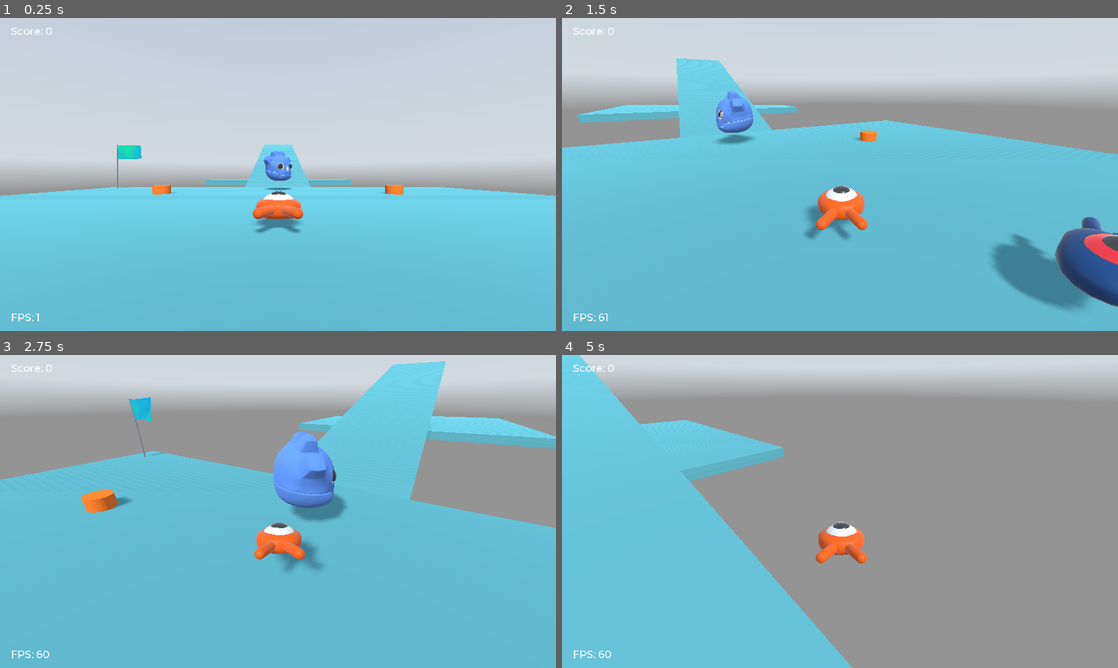
Above: before the commit, frames 1-4 (two rows, left to right).
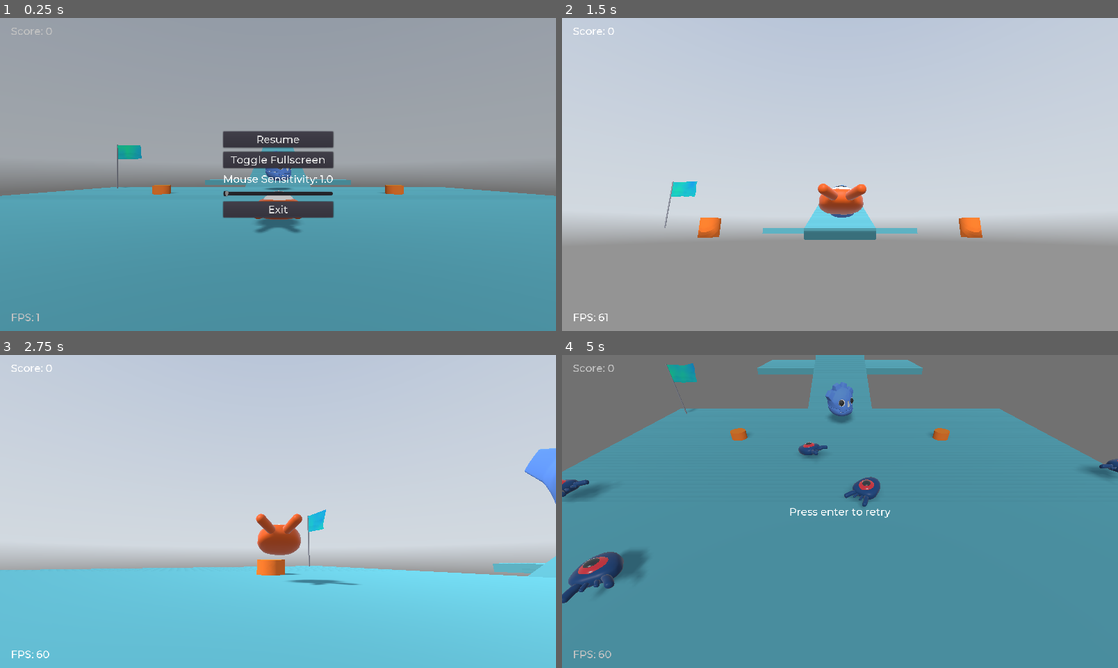
Above: after the commit, the same moments.

Repository: telmotrooper/squash-the-creeps
Game: Godot game, scene res://Main.tscn
The game is run twice, just before and just after one commit, with the same random seed, the same clock (stepped at 60 frames per second) and the same inputs. A sky picture missing from this copy of the repository is replaced by a grey-blue gradient.
Inputs (mouse positions are in pixels of both pictures, inside the frame that each line leads up to):
- Up to frame 1 (0.25 s): no input
- Up to frame 2 (1.5 s): click (840, 140) at 0.5 s, where only the run after the commit has a clickable "Resume"; tap Enter (ui_accept) at 1.25 s; move the mouse to (867, 174) at 1.27 s; hold Up (move_forward) from 1.28 s (still down)
- Up to frame 3 (2.75 s): keep holding Up (move_forward); tap Space (jump) at 1.52, 2.27 s; move the mouse to (250, 511) at 2.02 s
- Up to frame 4 (5 s): keep holding Up (move_forward); move the mouse to (851, 505) at 2.77 s; move the mouse to (834, 517) at 3.52 s; tap Space (jump) at 3.77, 4.52 s; move the mouse to (878, 514) at 4.27 s

The runs differ from the first frame. In frame 1, 100% of the frame differs, in the area x 0-100%, y 0-100%; in frame 2, 78%; in frame 3, 60%; in frame 4, 100%.

Commit message:
Slider affects sensitivity

Diff:
--- a/my-3d-squash-the-creeps/Camera.gd
+++ b/my-3d-squash-the-creeps/Camera.gd
@@ -4,8 +4,7 @@
 var vertical = 0
 var v_min = -70 # Looking up
 var v_max = 15 # Look down
-var h_sensitivity = 0.5
-var v_sensitivity = 0.5
+export var sensitivity = 0.5
 var h_acceleration = 10
 var v_acceleration = 10
 
@@ -16,8 +15,8 @@
 
 func _input(event):
   if event is InputEventMouseMotion:
-    horizontal -= event.relative.x * h_sensitivity
-    vertical -= event.relative.y * v_sensitivity
+    horizontal -= event.relative.x * sensitivity
+    vertical -= event.relative.y * sensitivity
 
 func _physics_process(delta):
   #print(vertical) # It's useful to print the current value when trying to find the proper values for 'min' and 'max'.
--- a/my-3d-squash-the-creeps/Main.tscn
+++ b/my-3d-squash-the-creeps/Main.tscn
@@ -176,7 +176,6 @@
 
 [node name="Pause" type="Control" parent="UserInterface"]
 pause_mode = 2
-visible = false
 anchor_right = 1.0
 anchor_bottom = 1.0
 script = ExtResource( 13 )
@@ -197,10 +196,10 @@
 anchor_top = 0.5
 anchor_right = 0.5
 anchor_bottom = 0.5
-margin_left = -112.0
-margin_top = -77.0
-margin_right = 112.0
-margin_bottom = 77.0
+margin_left = -126.5
+margin_top = -99.0
+margin_right = 126.5
+margin_bottom = 99.0
 custom_constants/separation = 10
 alignment = 1
 __meta__ = {
@@ -208,20 +207,35 @@
 }
 
 [node name="ResumeButton" type="Button" parent="UserInterface/Pause/VBoxContainer"]
-margin_top = 35.0
-margin_right = 224.0
-margin_bottom = 72.0
+margin_right = 253.0
+margin_bottom = 37.0
 text = "Resume"
 
 [node name="ToggleFullscreenButton" type="Button" parent="UserInterface/Pause/VBoxContainer"]
-margin_right = 12.0
-margin_bottom = 37.0
+margin_top = 47.0
+margin_right = 253.0
+margin_bottom = 84.0
 text = "Toggle Fullscreen"
 
+[node name="SensitivityLabel" type="Label" parent="UserInterface/Pause/VBoxContainer"]
+margin_top = 94.0
+margin_right = 253.0
+margin_bottom = 125.0
+text = "Mouse Sensitivity: 1.0"
+
+[node name="SensitivitySlider" type="HSlider" parent="UserInterface/Pause/VBoxContainer"]
+margin_top = 135.0
+margin_right = 253.0
+margin_bottom = 151.0
+min_value = 0.1
+max_value = 1.0
+step = 0.1
+value = 0.1
+
 [node name="ExitButton" type="Button" parent="UserInterface/Pause/VBoxContainer"]
-margin_top = 82.0
-margin_right = 224.0
-margin_bottom = 119.0
+margin_top = 161.0
+margin_right = 253.0
+margin_bottom = 198.0
 text = "Exit"
 
 [node name="WorldEnvironment" type="WorldEnvironment" parent="."]
@@ -249,5 +263,6 @@
 [connection signal="timeout" from="MobTimer" to="." method="_on_MobTimer_timeout"]
 [connection signal="pressed" from="UserInterface/Pause/VBoxContainer/ResumeButton" to="UserInterface/Pause" method="_on_ResumeButton_pressed"]
 [connection signal="pressed" from="UserInterface/Pause/VBoxContainer/ToggleFullscreenButton" to="UserInterface/Pause" method="_on_ToggleFullscreenButton_pressed"]
+[connection signal="value_changed" from="UserInterface/Pause/VBoxContainer/SensitivitySlider" to="Player" method="_on_SensitivitySlider_value_changed"]
 [connection signal="pressed" from="UserInterface/Pause/VBoxContainer/ExitButton" to="UserInterface/Pause" method="_on_ExitButton_pressed"]
 [connection signal="body_entered" from="Boundary" to="Boundary" method="_on_Boundary_body_entered"]
--- a/my-3d-squash-the-creeps/Player.gd
+++ b/my-3d-squash-the-creeps/Player.gd
@@ -61,3 +61,6 @@
 
 func _on_MobDetector_body_entered(body):
   die()
+
+func _on_SensitivitySlider_value_changed(value):
+  $CameraPivot.sensitivity = value
